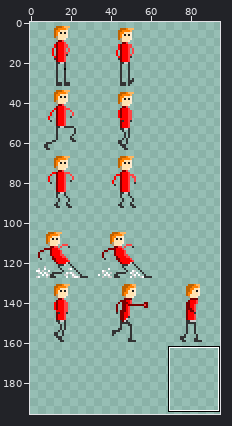
Edited in one commit: sprite sheet (content/gfx/player.png). Above, an overview of the earlier version with the close-up marked.
Close-up. Old version:
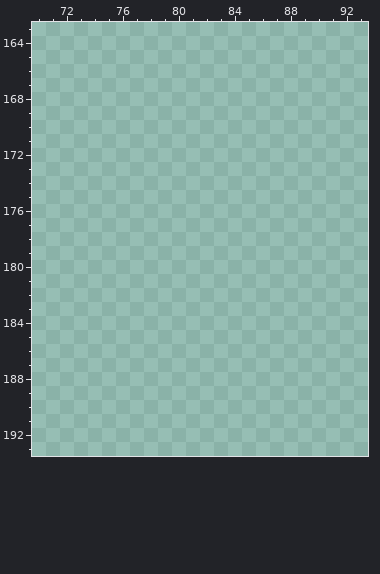
The file is 256x256 pixels. Shown: x 70..93, y 163..193. The wide view leaves out empty margins. The commit also changed other parts of the picture, which this record leaves out.
Palette (. is transparent): 
Once edited:
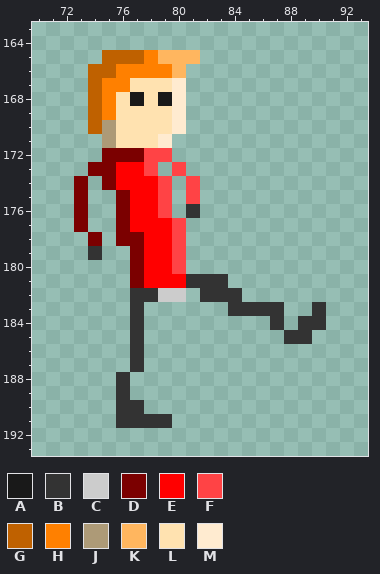
Colours new in this view: A #191919  B #333333  C #cccccc  D #7b0000  E #ff0000  F #ff4345  G #bf6100  H #ff8000  J #ad9a77  K #ffb65f  L #ffe2b0  M #ffebd0
Edits made:
Changed rows in their new state; - is an unchanged pixel.
first column x 73:
165 --GGGHKKK---------
166 -GGHHHHK----------
167 -GHHLLLM----------
168 -GHLALAM----------
169 -GHLLLLM----------
170 -GJLLLLM----------
171 --JLLLM-----------
172 --DDDFF-----------
173 -DDEEF-F----------
174 D-DEEEF-F---------
175 D--DEEF-F---------
176 D--DEEF-B---------
177 D--DEEEF----------
178 -D-DDEEF----------
179 -B--DEEF----------
180 ----DEEF----------
181 ----DEEEBBB-------
182 ----BBCC-BBB------
183 ----B------BBBB--B
184 ----B---------B-BB
185 ----B----------BB-
186 ----B-------------
187 ----B-------------
188 ---B--------------
189 ---B--------------
190 ---BB-------------
191 ---BBBB-----------
Boxes around the changes in both close-ups, in picture pixels (x1, y1, x2, y2):
added: (74, 50, 326, 428)
